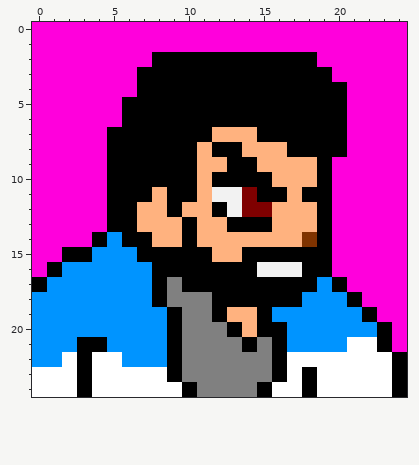
Pixel-art sprite -- chars/cel/sprites/portrait.png. Above is the file before it was changed.
The file is 25x25 pixels. Colours within 5 levels of each other are drawn and written as one.
After:
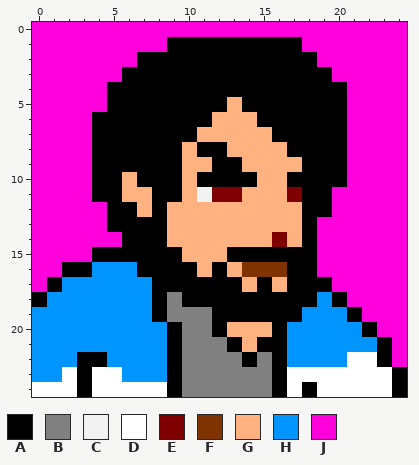
Palette (. is transparent): A #000000  B #808080  C #f2f2f2  D #ffffff  E #7f0000  F #7f3300  G #ffb27f  H #0094ff  J #ff00dc
From old to new:
@@ x 0..24 @@
  0 JJJJJJJJJJJJJJJJJJJJJJJJJ
- 1 JJJJJJJJJJJJJJJJJJJJJJJJJ
- 2 JJJJJJJJAAAAAAAAAAAJJJJJJ
- 3 JJJJJJJAAAAAAAAAAAAAJJJJJ
- 4 JJJJJJJAAAAAAAAAAAAAAJJJJ
- 5 JJJJJJAAAAAAAAAAAAAAAJJJJ
- 6 JJJJJJAAAAAAAAAAAAAAAJJJJ
- 7 JJJJJAAAAAAAGGGAAAAAAJJJJ
- 8 JJJJJAAAAAAGAAGGGAAAAJJJJ
- 9 JJJJJAAAAAAGGAAGGGGAJJJJJ
-10 JJJJJAAAAAAGAAAAGGGAJJJJJ
-11 JJJJJAAAGAAGCCEAAGAAJJJJJ
-12 JJJJJAAGGAGGACEEGGGAJJJJJ
-13 JJJJJAAGGGAGGAAAGGGAJJJJJ
-14 JJJJAHAAGGAGGGGGGGFAJJJJJ
-15 JJAAHHHAAAAAGGAAAAAAJJJJJ
-16 JAHHHHHHAAAAAAACCCAAJJJJJ
-17 AHHHHHHHABAAAAAAAAAHAJJJJ
-18 HHHHHHHHABBBAAAAAAHHHAJJJ
-19 HHHHHHHHHABBAGGAHHHHHHAJJ
-20 HHHHHHHHHABBBAGAAHHHHHHAJ
-21 HHHAAHHHHABBBBABAHHHHDDAJ
-22 HHDADDHHHABBBBBBADDDDDDDA
-23 DDDADDDDDABBBBBBADADDDDDA
-24 DDDADDDDDDABBBBADDADDDDDA
+ 1 JJJJJJJJJAAAAAAAAAJJJJJJJ
+ 2 JJJJJJJAAAAAAAAAAAAJJJJJJ
+ 3 JJJJJJAAAAAAAAAAAAAAJJJJJ
+ 4 JJJJJAAAAAAAAAAAAAAAAJJJJ
+ 5 JJJJJAAAAAAAAGAAAAAAAJJJJ
+ 6 JJJJAAAAAAAAGGGAAAAAAJJJJ
+ 7 JJJJAAAAAAAGGGGGAAAAAJJJJ
+ 8 JJJJAAAAAAGAAGGGGAAAAJJJJ
+ 9 JJJJAAAAAAGGAAGGGGAAAJJJJ
+10 JJJJAAGAAAGAAAAGGAAAAJJJJ
+11 JJJJAAGGAAGCEEGGGEAAJJJJJ
+12 JJJJJAAGAGGGGGGGGGAAJJJJJ
+13 JJJJJAAAAGGGGGGGGGAJJJJJJ
+14 JJJJJJAAAGGGGGGGEGAJJJJJJ
+15 JJJJAAAAAAGGGAAAAAAJJJJJJ
+16 JJAAHHHAAAAGAGFFFAAJJJJJJ
+17 JAHHHHHHAAAAAAGAGAAAJJJJJ
+18 AHHHHHHHABAAAAAAAAAHAJJJJ
+19 HHHHHHHHABBBAAAAAAHHHAJJJ
+20 HHHHHHHHHABBAGGGAHHHHHAJJ
+21 HHHHHHHHHABBBAGAAHHHHHHAJ
+22 HHHAAHHHHABBBBABAHHHHDDAJ
+23 HHDADDHHHABBBBBBADDDDDDDA
+24 DDDADDDDDABBBBBBADADDDDDA
